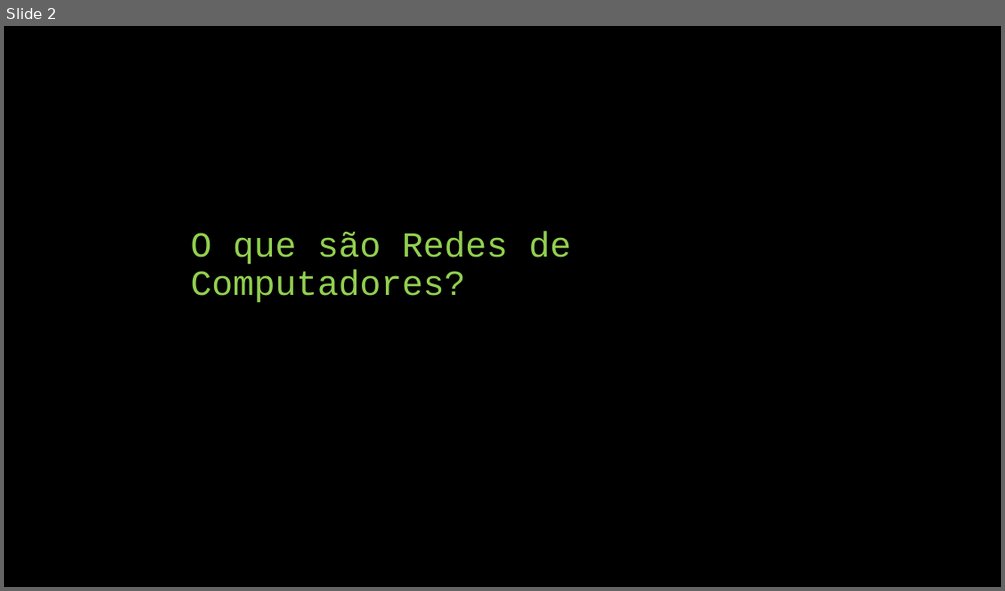
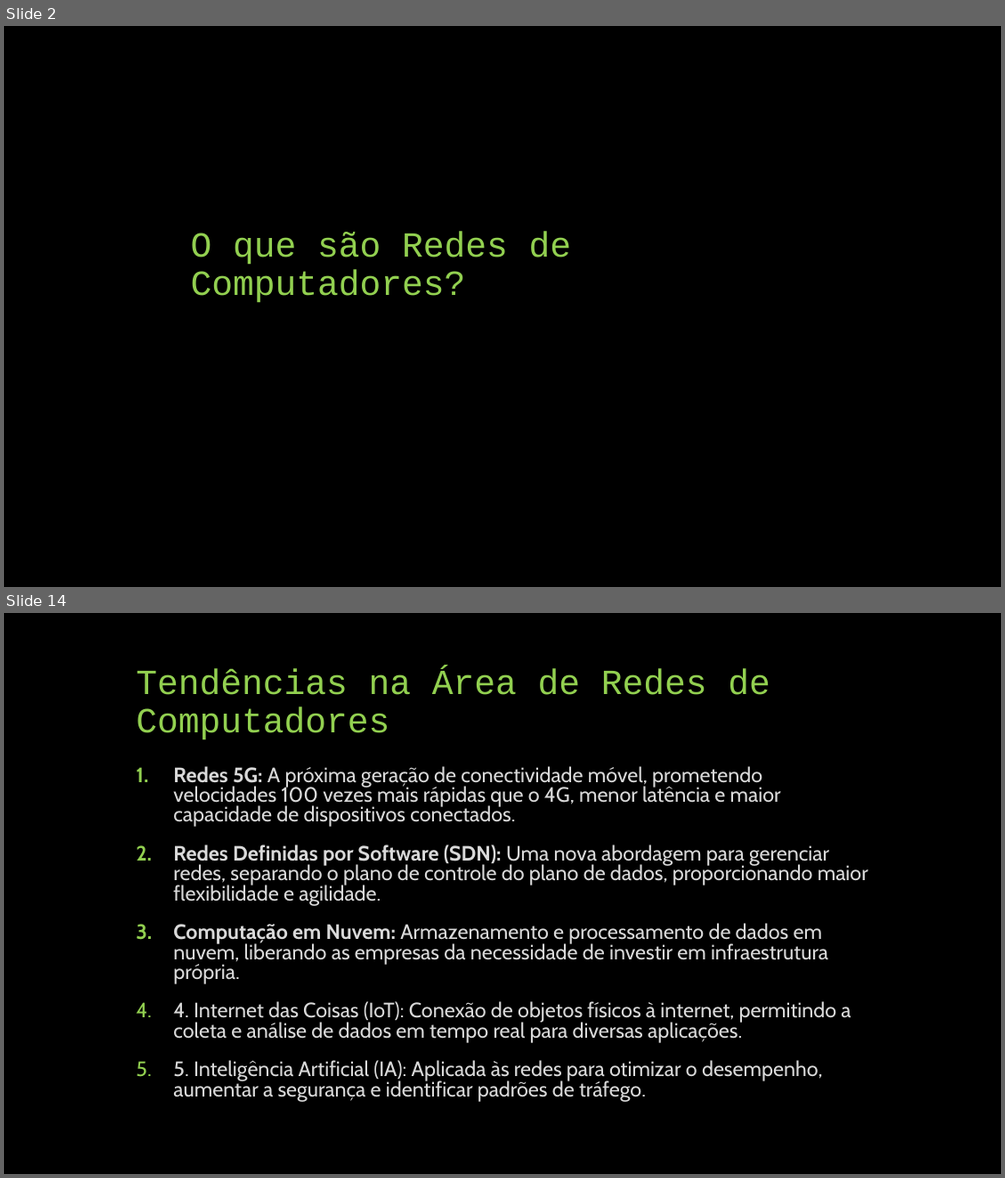
Before and after one commit to AlissoNNunes1/UNIT, a slide deck: rede de computadores/me1redes/Rede de Computadores.pptx. Shown one above the other, each under a label of ours: slide 2 before the commit, slides 2 and 14 after it; the slides between them are not shown. The pictures are 1005x591 and 1005x1178 pixels, drawn with LibreOffice and Linux fonts; fonts in the diff are those of the drawing. Boxes give left, top, right and bottom in pixels: in the first picture for what was removed or moved away, otherwise in the second. Text is boxed around its words. In the diff, an @@ line names an element or a change of style, - is before the commit and + after.

```diff
--- a/rede de computadores/me1redes/Rede de Computadores.pptx
+++ b/rede de computadores/me1redes/Rede de Computadores.pptx
@@ slide 14 added at (4,613,1001,1174), background #000000 @@
@@ title added at (136,668,770,740), 34 pt, text #92D050 @@
+Tendências na Área de Redes de Computadores
@@ text added at (136,766,868,1102), 20 pt, text #D9D9D9 @@
+1. Redes 5G: A próxima geração de conectividade móvel, prometendo velocidades 100 vezes mais rápidas que o 4G, menor latência e maior capacidade de dispositivos conectados.
+2. Redes Definidas por Software (SDN): Uma nova abordagem para gerenciar redes, separando o plano de controle do plano de dados, proporcionando maior flexibilidade e agilidade.
+3. Computação em Nuvem: Armazenamento e processamento de dados em nuvem, liberando as empresas da necessidade de investir em infraestrutura própria.
+4. 4. Internet das Coisas (IoT): Conexão de objetos físicos à internet, permitindo a coleta e análise de dados em tempo real para diversas aplicações.
+5. 5. Inteligência Artificial (IA): Aplicada às redes para otimizar o desempenho, aumentar a segurança e identificar padrões de tráfego.
```
Also in this commit, not shown: 1 slide changed, 10 other slides added, 9 slides removed, 26 other files.
